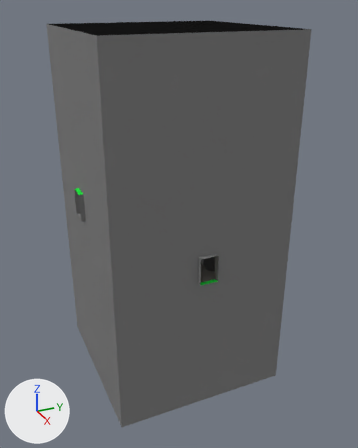
Renders of the Blender file assets/levels/double_pathway/double_pathway.blend from each side of a commit.
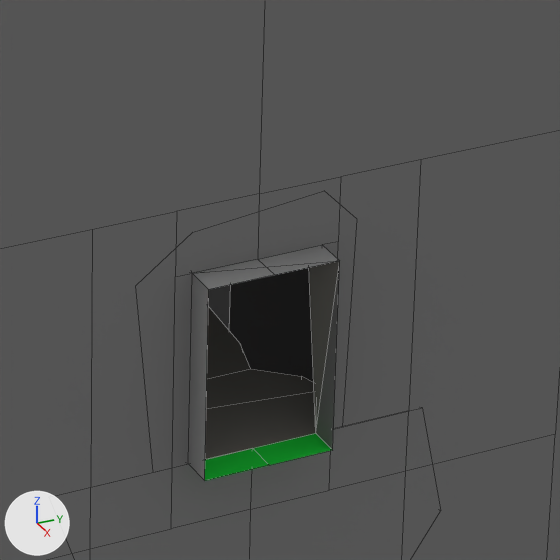
There are two pictures of each version: one whole from a 50 mm lens placed at (49.1, -20.8, 22.6), pointed at (1.1, 0.9, -1.4), one close up on the part from 48% to 69% of the width and 49% to 66% of the height. Lighting does not change. The marker at lower left points along +X, +Y and +Z. The close-ups show mesh edges as thin lines.

Names of what the first close-up shows: 'StoneArchway', 'StoneLanding', 'StonePathway', 'WallNorth', 'WallWest'.
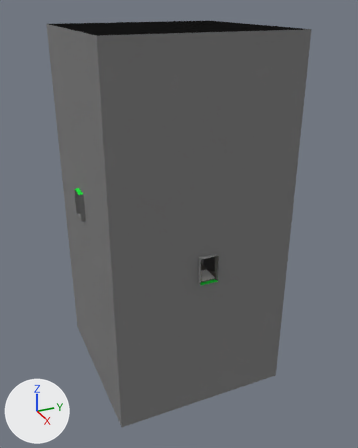
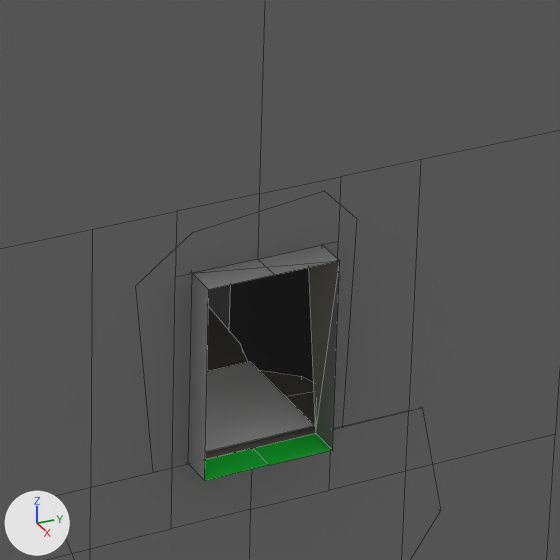
Pixel boxes [x1, y1, x2, y2] of what changed, in the close-ups (560 x 560 px):
```json
{"object": "Door_North", "change": "added", "after": [205, 362, 314, 452]}
{"object": "StoneLanding", "change": "unchanged, covered by the edit", "before": [80, 369, 316, 490], "after": [80, 370, 316, 490]}
```

Edits to the scene script, one JSON object a line:
```json
{"op": "add", "block": "me_plane_003", "code": ["me_plane_003 = bpy.data.meshes.new('Plane.003')", "me_plane_003.from_pydata([(-1.0, -1.0, 0.0), (1.0, -1.0, 0.0), (-1.0, 1.0, 0.0), (1.0, 1.0, 0.0)], [], [(0, 1, 3, 2)])"]}
{"op": "add", "block": "ob_door_north", "code": ["ob_door_north = bpy.data.objects.new('Door_North', me_plane_003)", "ob_door_north.location = (8.96, 0.0, -3.9)", "ob_door_north.rotation_euler = (3.142, 0.0, 0.0)  # degrees (180, 0, 0)"]}
```
